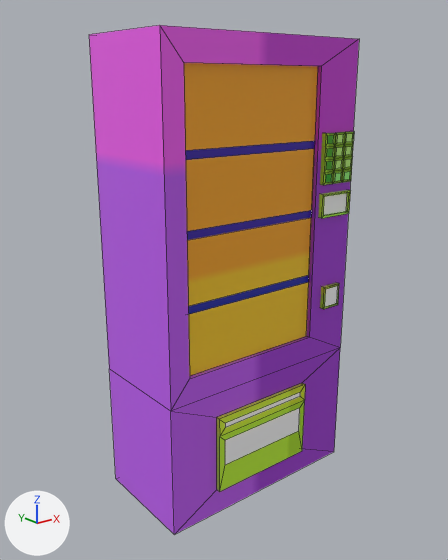
One commit to the FBX model Assets/Art/Model/Prop/vending_machine.fbx: the scene before it, then after it.
One viewpoint serves both versions: a 50 mm lens placed at (-1.69, -2.14, 1.81), pointed at (-0.02, -0.05, 0.97). The axes (+X, +Y, +Z) are drawn at lower left. The lights are the same throughout. The picture after the commit comes second. Mesh edges are drawn as thin lines. Where no turn or scale is listed for an object, it has been applied to the vertices.

The scene before the commit, as lines of its bpy script (objects in view):
```python
me_mesh = bpy.data.meshes.new('Mesh')
me_mesh.from_pydata(...)  # 150 vertices, 133 faces; spans x -0.5..0.5, y -0.27..0.25, z 0.0..2.0
me_mesh.materials.append(mat_material__51)  # picture img_color_pallet_png
ob_vending_machine = bpy.data.objects.new('vending_machine', me_mesh)
ob_vending_machine.location = (0.012, -0.05, 0.0)
```
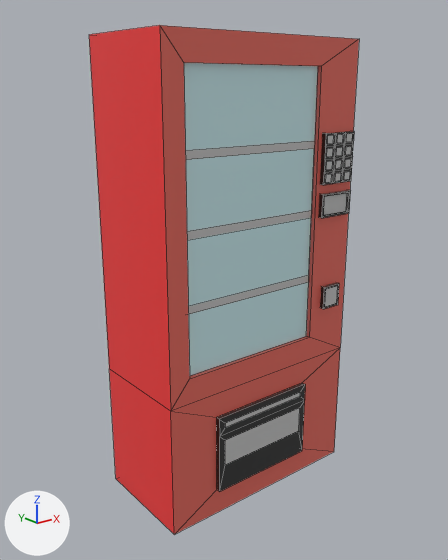
The newer file is also turned or shifted as a whole; pictures and numbers use the older file's frame.

Changed parts and their boxes (x1, y1, x2, y2) in the pictures (448 x 560 px):
part 1 of me_mesh, surface changed
    both: (89, 25, 359, 534)

The change, as a list of edits to the scene's bpy script:
```text
Change me_mesh:
    used by ob_vending_machine; location = (0.012, -0.05, 0.0)
    remove me_mesh.from_pydata(...)  # 150 vertices, 133 faces; spans x -0.5..0.5, y -0.27..0.25, z 0.0..2.0
    add me_mesh.from_pydata(...)  # 150 vertices, 132 faces; spans x -0.5..0.5, y -0.27..0.25, z 0.0..2.0
    me_mesh part 1: 132 kept faces spanning x -0.5..0.5, y -0.27..0.25, z 0.0..2.0 get new texture (UV) coordinates
    edits to the shape of me_mesh do not show in these pictures
```
